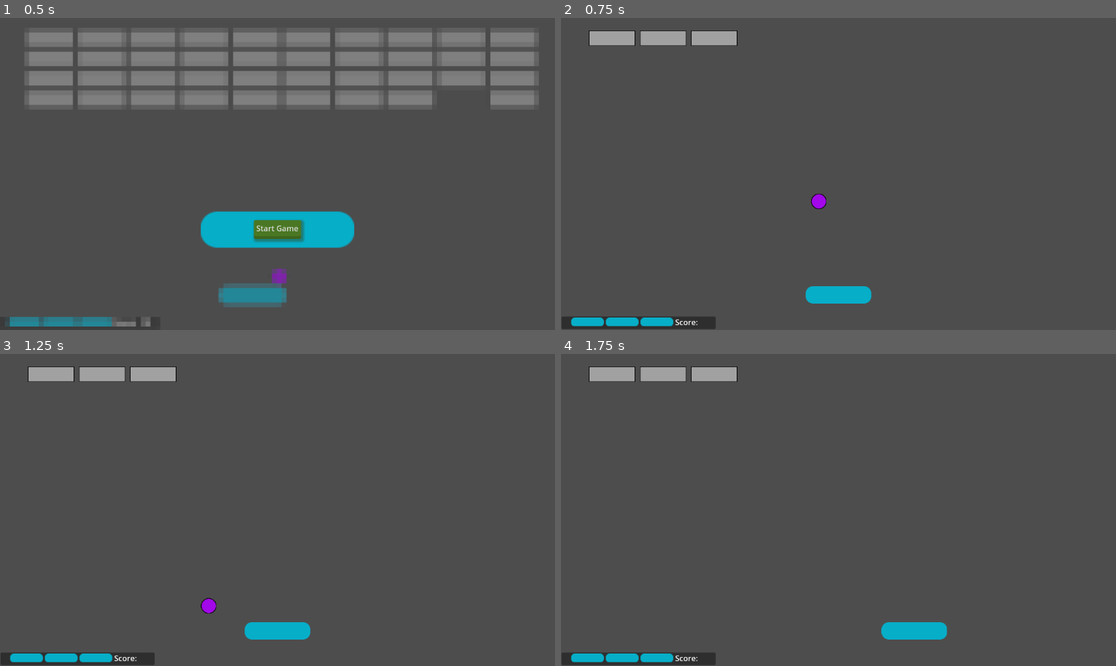
Above: before the commit, frames 1-4 (two rows, left to right).
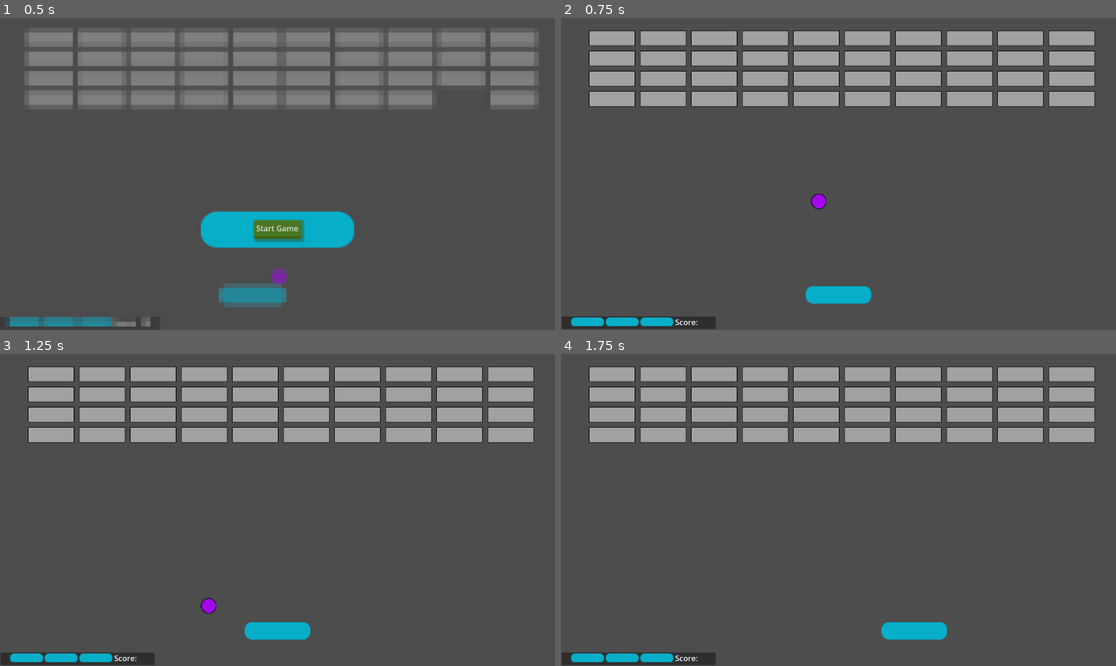
Above: after the commit, the same moments.

Repository: adrianschofield/unshaped-godot-block
Game: Godot game, scene res://Scenes/level_0.tscn
Two runs of this game, one before a commit and one after it. Both use one fixed random seed, a clock stepped at 60 frames per second and the inputs below. Sound files missing from this copy of the repository are replaced by a short silence.
Inputs:
- Up to frame 1 (0.5 s): no input
- Up to frame 2 (0.75 s): click "Start Game" at 0.5 s
- Up to frame 3 (1.25 s): no input
- Up to frame 4 (1.75 s): hold D (move_right) from 1.28 s (still down)

Frame 1 is identical in both runs. In frame 2, 15% of the frame differs, in the area x 5-97%, y 4-29%; in frame 3, 15%; in frame 4, 15%.

Commit message:
Reverted block changes from testing

Diff:
--- a/Scripts/level_1.gd
+++ b/Scripts/level_1.gd
@@ -1,8 +1,8 @@
 extends Node2D
 
 # Blocks will be generated in a grid using the following information
-const BLOCK_ROWS : int = 2 # 4 rows
-const BLOCK_COLS : int = 4 # 5 columns
+const BLOCK_ROWS : int = 5 # 4 rows in a for in
+const BLOCK_COLS : int = 11 # 10 columns in a for in
 const BLOCK_PADDING : int = 10
 # TODO get these from the sprite
 const BLOCK_HEIGHT : int = 32
